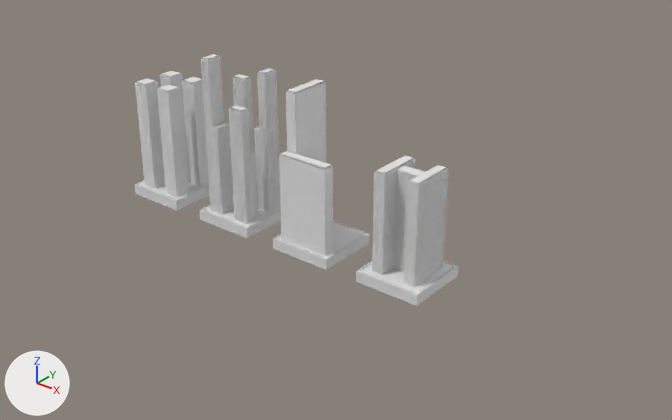
What one commit did to the Blender file art/tall-families/lineup.blend.
The view is the same before and after, from a camera (50 mm lens) standing at (979.0, -1074.0, 743.0) and looking at (97.0, 28.0, 60.0). Every picture has the same lights, and +X, +Y and +Z are marked at lower left. The picture after the commit comes second. Materials are left out; every surface is plain grey.

The first picture shows 'h', 'l', 'point', 'stepped-point'.
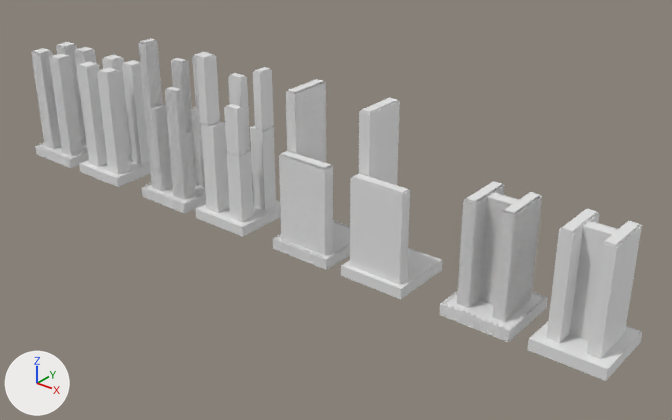
The newer file is also turned or shifted as a whole; pictures and numbers use the older file's frame.

Where the change shows, as pixel boxes [x1, y1, x2, y2] in the pictures (672 x 420 px; the box of a moved part takes in the faces that stretch with it):
'h-far', added: after [528, 209, 642, 381]
'stepped-point', reshaped: before [199, 54, 281, 238]; after [195, 53, 281, 237]
'h-near', added: after [439, 181, 548, 342]
'l-far', added: after [341, 97, 443, 299]
'h', deleted: before [356, 156, 458, 306]
'point', deleted: before [134, 71, 210, 210]
'stepped-point-near', added: after [138, 38, 208, 213]
'point-far', added: after [77, 55, 151, 187]
'point-near', added: after [31, 42, 97, 168]
part 1 of me_stepped_point, moved or reshaped: before [247, 220, 280, 238]; after [243, 215, 281, 236]
part 2 of me_stepped_point, deleted: before [199, 54, 281, 237]
part 3 of me_stepped_point, cut back: before [213, 131, 268, 211]; after [195, 53, 280, 235]

What the commit changed:
me_stepped_point is used by ob_stepped_point; location (0.0, 0.0, 0.0).
me_stepped_point had 21864 vertices, 14902 faces and spanned x -148.0..-28.0, y -60.0..60.0, z 0.0..298.0.
me_stepped_point now has 6528 vertices, 1980 faces and spans x -156.0..-40.0, y -58.0..58.0, z 0.0..298.0.
me_stepped_point part 1: the loose piece of 4 vertices spanning x -30.0, y -58.0..58.0, z 0.0..3.0 is moved by (-10.0, 0.0, 0.0).
me_stepped_point part 2: 3429 loose pieces with 21656 vertices, spanning x -148.0..-28.0, y -60.0..60.0, z 0.0..298.0, are deleted.
me_stepped_point part 3: 136 vertices removed from x -115.0..-44.0, y -44.0..44.0, z 18.0..178.0; 6456 vertices added at x -156.0..-40.0, y -58.0..58.0, z 0.0..298.0.
Other edits to the shape of me_stepped_point do not show in these pictures.
Mesh me_h_far is new.
It has 2736 vertices, 844 faces and spans x 513.0..629.0, y -58.0..58.0, z 0.0..190.0.
Mesh me_h_near is new.
It has 12992 vertices, 8604 faces and spans x 365.0..485.0, y -60.0..60.0, z 0.0..190.0.
Mesh me_l_far is new.
It has 2028 vertices, 631 faces and spans x 181.0..297.0, y -58.0..58.0, z 0.0..274.0.
Mesh me_stepped_point_near is new.
It has 21864 vertices, 14902 faces and spans x -299.0..-179.0, y -60.0..60.0, z 0.0..298.0.
Mesh me_point_far is new.
It has 4200 vertices, 1254 faces and spans x -483.0..-367.0, y -58.0..58.0, z 0.0..221.0.
Mesh me_point_near is new.
It has 14568 vertices, 9778 faces and spans x -631.0..-511.0, y -60.0..60.0, z 0.0..221.0.
Object 'point' (ob_point) is deleted.
Object 'h' (ob_h) is deleted.
Object 'h-far' (ob_h_far) is new; it shows me_h_far.
Its location is (-5.0, 0.0, 0.0).
Object 'h-near' (ob_h_near) is new; it shows me_h_near.
Its location is (-5.0, 0.0, 0.0).
Object 'l-far' (ob_l_far) is new; it shows me_l_far.
Its location is (-5.0, 0.0, 0.0).
Object 'stepped-point-near' (ob_stepped_point_near) is new; it shows me_stepped_point_near.
Its location is (-5.0, 0.0, 0.0).
Object 'point-far' (ob_point_far) is new; it shows me_point_far.
Its location is (-5.0, 0.0, 0.0).
Object 'point-near' (ob_point_near) is new; it shows me_point_near.
Its location is (-5.0, 0.0, 0.0).
